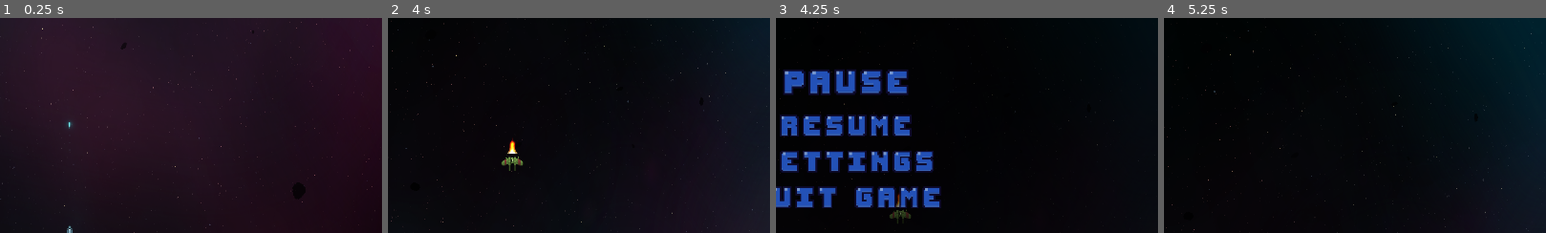
Above: before the commit, frames 1-4 (left to right).
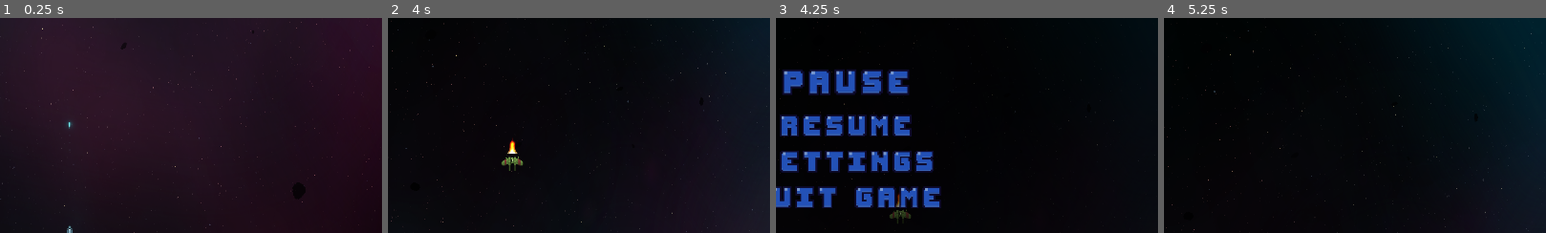
Above: after the commit, the same moments.

Repository: JunjieShiChina/space-hero-godot
Game: Godot game, scene res://scenes/stage_2.tscn
Same seed, same stepped clock (60 frames per second), same inputs: the game is played once before the commit and once after it. This scene is started directly instead of the project's main scene. Sound files missing from this copy of the repository are replaced by a short silence.
Inputs (mouse positions are % of the whole screen's width and height, from its top left):
- Up to frame 1 (0.25 s): no input
- Up to frame 2 (4 s): tap Enter (ui_accept) at 0.5, 0.77, 3.77 s; move the mouse to (45, 70) at 0.52 s; hold W (move_up) 0.53-1.25 s; tap Tab (switch_weapon) at 0.6, 2.1, 3.6 s; click (45, 70) at 0.67 s; drag from (80, 65) to (50, 42) at 1.27 s; move the mouse to (20, 35) at 2.02 s; hold A (move_left) 2.03-2.75 s; drag from (55, 50) to (22, 24) at 2.77 s; move the mouse to (35, 25) at 3.52 s; hold S (move_down) from 3.53 s (still down)
- Up to frame 3 (4.25 s): keep holding S (move_down); tap Escape (pause) at 4.15 s
- Up to frame 4 (5.25 s): release S (move_down) at 4.25 s; drag from (72, 45) to (57, 78) at 4.27 s; tap Enter (ui_accept) at 5 s; move the mouse to (30, 55) at 5.02 s; hold W (move_up) from 5.03 s (still down); tap Tab (switch_weapon) at 5.1 s; click (30, 55) at 5.17 s
The pictures show only the part of the screen within x 41-91%, y 32-82%; the shares and areas given below are measured in that part.

Frames 1-2 are identical in both runs. In frame 3, 0.5% of the frame differs, in the area x 2-35%, y 24-36%; in frame 4, nothing differs.

Commit message:
Fix settings menu return flow and title visibility

Diff:
--- a/scripts/game/menu.gd
+++ b/scripts/game/menu.gd
@@ -192,7 +192,7 @@
 	_update_selection()
 
 
-func _on_settings_menu_closed() -> void:
+func _on_settings_menu_closed(_reason: String) -> void:
 	menu_items.visible = true
 	_update_selection()
 
--- a/scripts/ui/pause_settings_overlay.gd
+++ b/scripts/ui/pause_settings_overlay.gd
@@ -53,6 +53,7 @@
 	active = true
 	selected = 0
 	show()
+	title_item.visible = true
 	menu_items.visible = true
 	settings_menu.hide()
 	_refresh_labels()
@@ -90,6 +91,7 @@
 
 
 func _open_settings() -> void:
+	title_item.visible = false
 	menu_items.visible = false
 	selector.visible = false
 	settings_menu.call("open", 0)
@@ -102,6 +104,7 @@
 
 
 func _on_settings_closed(_reason: String) -> void:
+	title_item.visible = true
 	menu_items.visible = true
 	_refresh_labels()
 	_update_selection()
@@ -142,6 +145,7 @@
 	for child in parent.get_children():
 		child.queue_free()
 	var cursor := 0.0
+	var spacing := MENU_GLYPH_SPACING * (scale_value / MENU_ITEM_BASE_SCALE)
 	for index in text_value.length():
 		var character := text_value.substr(index, 1)
 		var region: Rect2 = MENU_GLYPHS.get(character, Rect2())
@@ -157,5 +161,5 @@
 		sprite.position = Vector2(cursor, 0)
 		sprite.scale = Vector2.ONE * scale_value
 		parent.add_child(sprite)
-		cursor += region.size.x * scale_value + MENU_GLYPH_SPACING
-	return maxf(0.0, cursor - MENU_GLYPH_SPACING)
+		cursor += region.size.x * scale_value + spacing
+	return maxf(0.0, cursor - spacing)
--- a/scripts/ui/settings_menu.gd
+++ b/scripts/ui/settings_menu.gd
@@ -165,11 +165,12 @@
 	for child in parent.get_children():
 		child.queue_free()
 	var cursor := 0.0
+	var spacing := MENU_GLYPH_SPACING * (scale_value / MENU_ITEM_BASE_SCALE)
 	for index in text_value.length():
 		var character := text_value.substr(index, 1)
 		var region: Rect2 = MENU_GLYPHS.get(character, Rect2())
 		if region.size == Vector2.ZERO:
-			cursor += 36.0
+			cursor += 36.0 * (scale_value / MENU_ITEM_BASE_SCALE)
 			continue
 		var atlas := AtlasTexture.new()
 		atlas.atlas = MENU_FONT_TEXTURE
@@ -180,5 +181,5 @@
 		sprite.position = Vector2(cursor, 0)
 		sprite.scale = Vector2.ONE * scale_value
 		parent.add_child(sprite)
-		cursor += region.size.x * scale_value + MENU_GLYPH_SPACING
-	return maxf(0.0, cursor - MENU_GLYPH_SPACING)
+		cursor += region.size.x * scale_value + spacing
+	return maxf(0.0, cursor - spacing)
